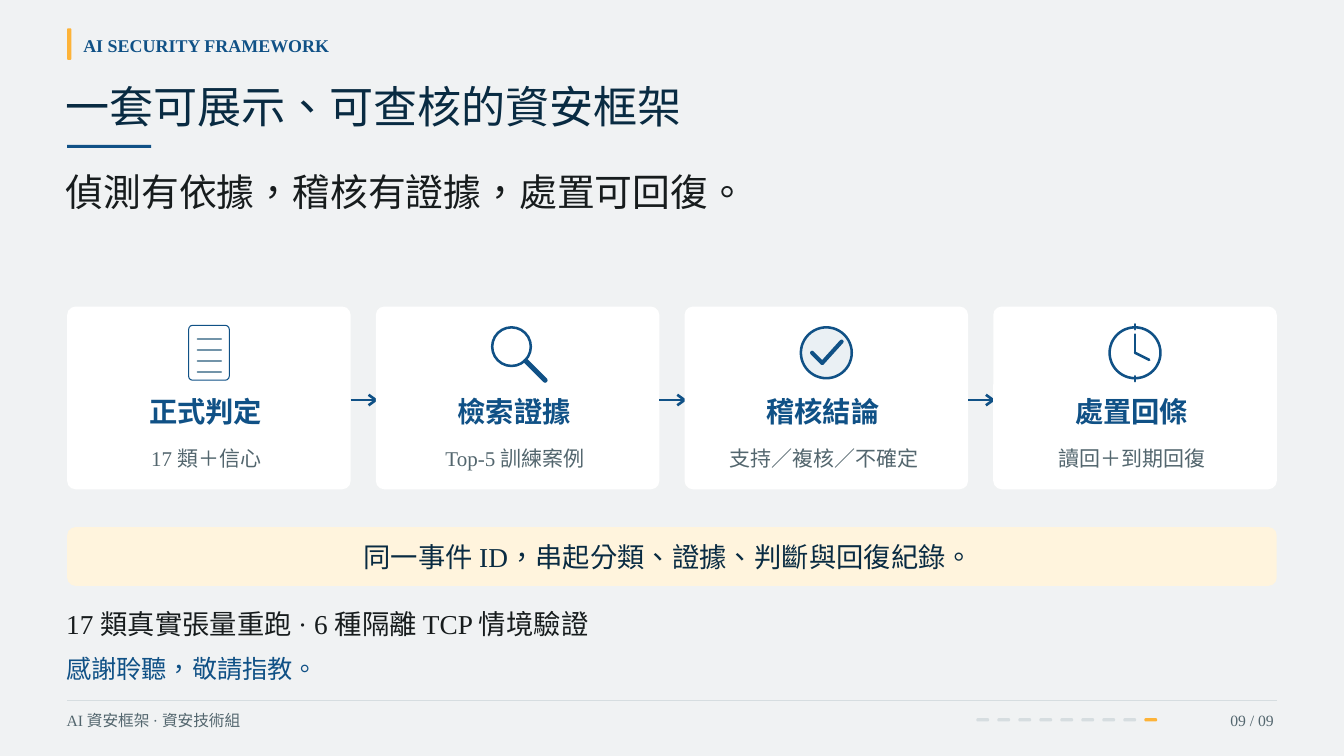
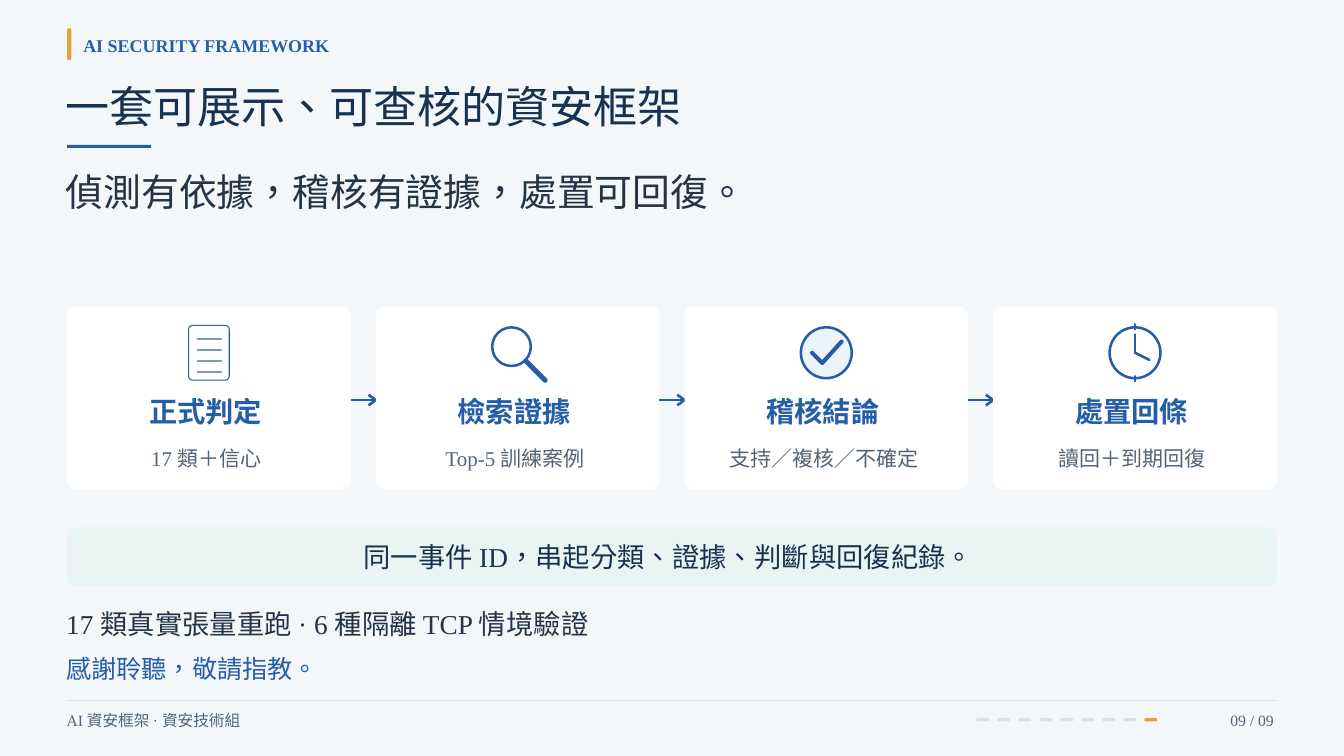
Before and after one commit to Lily09-project/innoserve-competition, a slide deck: slide 9 of deliverables/決賽簡報_AI資安框架.pptx. Drawn at 1344x756 pixels with LibreOffice and Linux fonts; fonts in the diff are those of the drawing. Boxes give left, top, right and bottom in pixels: in the first picture for what was removed or moved away, otherwise in the second. Text is boxed around its words. In the diff, an @@ line names an element or a change of style, - is before the commit and + after.

```diff
--- a/deliverables/決賽簡報_AI資安框架.pptx
+++ b/deliverables/決賽簡報_AI資安框架.pptx
@@ background #F0F2F3 to #F4F7FA @@
@@ rounded rectangle at box(68, 28, 72, 59): fill #FDB338 to #E3A338 @@
@@ text "一套可展示、可查核的資安框架" at box(65, 85, 681, 127): text colour #092B42 to #16324F @@
@@ rectangle at box(68, 145, 151, 148): fill #105186 to #245EA8 @@
@@ text "偵測有依據，稽核有證據，處置可回復。" at box(66, 174, 746, 209): text colour #171C1D to #243447 @@
@@ rounded rectangle at box(189, 326, 229, 380): outline #105186 0.73 pt to #245EA8 0.73 pt @@
@@ ellipse at box(802, 328, 852, 378): fill #EAF0F4 to #EDF3FA; outline #105186 1.82 pt to #245EA8 1.82 pt @@
@@ freeform shape at box(813, 353, 823, 363): outline #105186 2.91 pt to #245EA8 2.91 pt @@
@@ freeform shape at box(823, 342, 842, 363): outline #105186 2.91 pt to #245EA8 2.91 pt @@
@@ outline #7294A9 1.45 pt to #8198AE 1.45 pt in 4 elements at box(198, 339, 221, 340), box(198, 350, 221, 351), box(198, 361, 221, 362), box(198, 372, 221, 373) @@
@@ freeform shape at box(526, 361, 545, 380): outline #105186 3.63 pt to #245EA8 3.63 pt @@
@@ outline #105186 1.82 pt to #245EA8 1.82 pt in 6 elements at box(492, 328, 530, 366), box(1110, 328, 1160, 378), box(1135, 335, 1136, 353), box(1135, 353, 1149, 360), box(1135, 325, 1136, 330), box(1135, 376, 1136, 381) @@
@@ outline #105186 1.87 pt to #245EA8 1.87 pt in 6 elements at box(351, 400, 376, 401), box(369, 395, 376, 405), box(659, 400, 685, 401), box(678, 395, 685, 405), box(968, 400, 993, 401), box(986, 395, 993, 405) @@
@@ rounded rectangle at box(68, 527, 1277, 586): fill #FFF4DD to #E9F5F3 @@
@@ text "同一事件 ID，串起分類、證據、判斷與回復紀錄。" at box(364, 544, 973, 570): text colour #092B42 to #16324F @@
@@ text "17 類真實張量重跑 · 6 種隔離 ..." at box(66, 611, 588, 636): text colour #171C1D to #243447 @@
@@ text colour #105186 to #245EA8 in 6 elements at box(83, 40, 329, 53), box(149, 397, 262, 425), box(458, 398, 571, 425), box(766, 398, 879, 425), box(1075, 398, 1188, 425), box(66, 657, 318, 680) @@
@@ rounded rectangle at box(1144, 718, 1156, 721): fill #FDB338 to #E3A338 @@
```
Also in this commit, not shown: 10 other slides changed, 55 other files.
